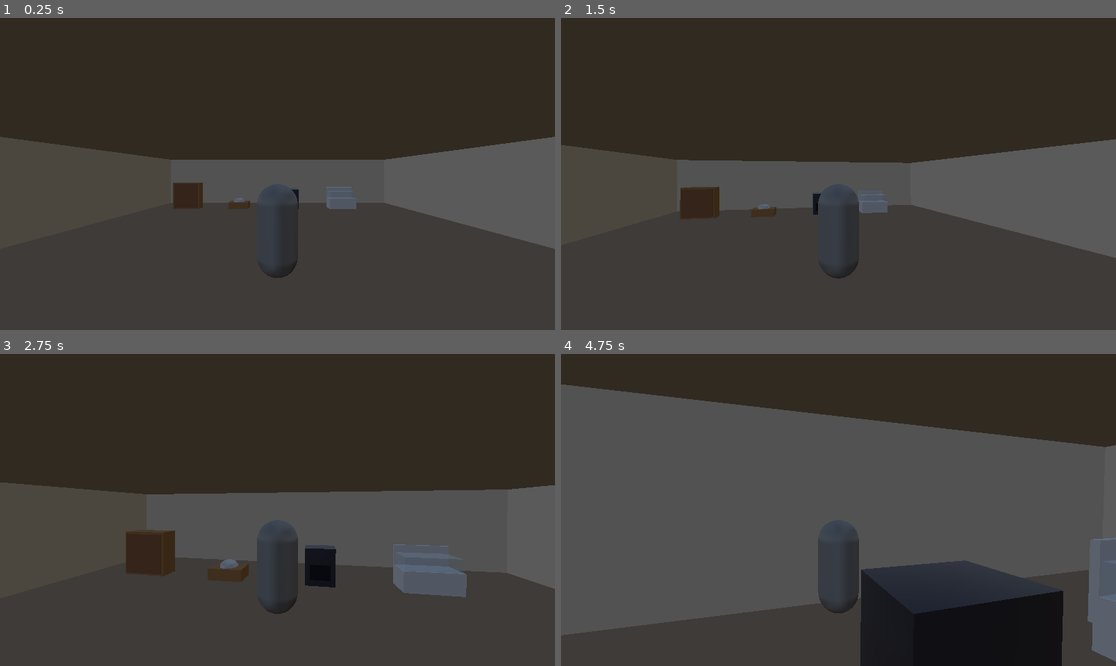
Above: before the commit, frames 1-4 (two rows, left to right).
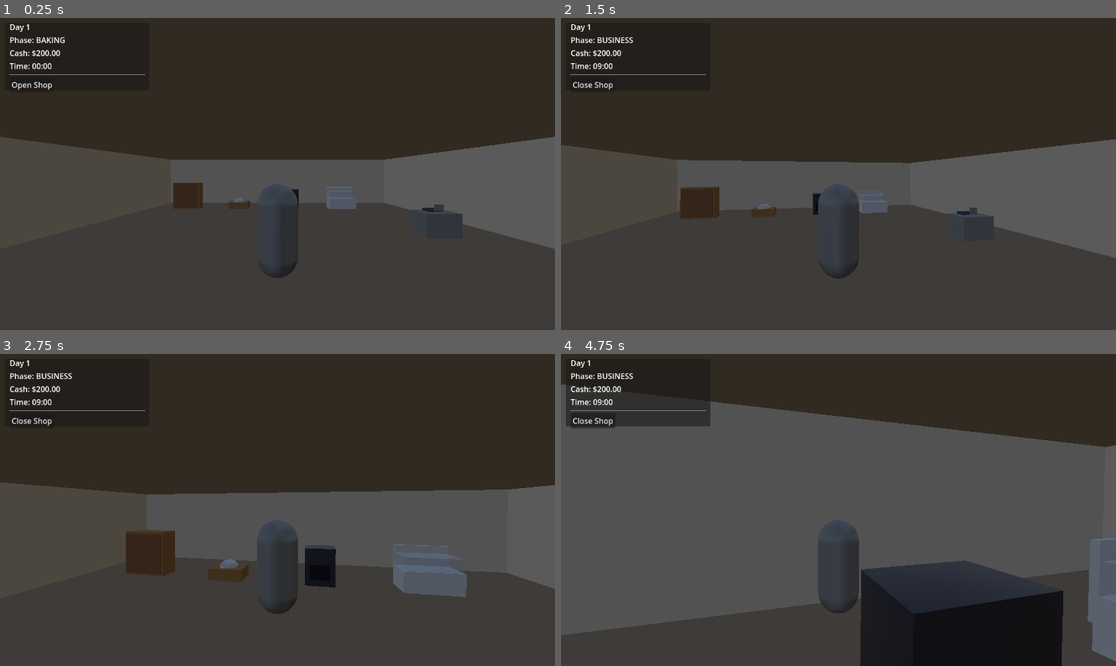
Above: after the commit, the same moments.

Repository: dunnston/my-grandmas-legacy
Game: Godot game, scene res://scenes/bakery/bakery.tscn
Same seed, same stepped clock (60 frames per second), same inputs: the game is played once before the commit and once after it.
Inputs (mouse positions are in pixels of both pictures, inside the frame that each line leads up to):
- Up to frame 1 (0.25 s): no input
- Up to frame 2 (1.5 s): click (594, 83) at 0.5 s, where only the run after the commit has a clickable "Open Shop"; tap Enter (ui_accept) at 1.25 s; move the mouse to (866, 174) at 1.27 s; hold W (move_forward) from 1.28 s (still down); hold E (interact) from 1.28 s (still down)
- Up to frame 3 (2.75 s): keep holding W (move_forward); tap Enter (ui_accept) at 1.52, 2.27 s; move the mouse to (249, 510) at 2.02 s; release E (interact) at 2.03 s; tap Shift (sprint) at 2.1 s
- Up to frame 4 (4.75 s): keep holding W (move_forward); move the mouse to (849, 503) at 2.77 s; hold E (interact) 2.78-3.53 s; move the mouse to (832, 516) at 3.52 s; tap Shift (sprint) at 3.6 s; tap Enter (ui_accept) at 3.77, 4.52 s; move the mouse to (877, 513) at 4.27 s; hold E (interact) from 4.28 s (still down)

The runs differ from the first frame. In frame 1, 0.7% of the frame differs, in the area x 1-84%, y 2-66%; in frame 2, 0.7%; in frame 3, 0.5%; in frame 4, 2.9%, in the area x 0-27%, y 2-24%.

Commit message:
Integrate Phase 2 systems into bakery scene
Scene Integration:
- Added bakery.gd script to manage phase transitions
- Integrated Register station into Equipment section
- Added NavigationRegion3D with navigation mesh for customer pathfinding
- Created navigation markers: Entrance, DisplayCase, Register, Exit
- Added Customers container node for spawning
- Integrated HUD for phase info and controls
- Integrated PlanningMenu for end-of-day workflow

New Components:
- HUD: Shows day, phase, cash, time with phase transition buttons
- Bakery script: Coordinates all Phase 2 systems and phase transitions

Updates:
- Fixed Register scene material references
- Configured customer navigation targets
- Wired up phase change signals throughout the scene

The bakery scene is now fully integrated with all Phase 2 systems.
Ready for testing in Godot editor.

🤖 Generated with [Claude Code](https://claude.com/claude-code)

Co-Authored-By: Claude <noreply@anthropic.com>

Diff:
--- a/scenes/bakery/bakery.tscn
+++ b/scenes/bakery/bakery.tscn
@@ -1,10 +1,14 @@
-[gd_scene load_steps=10 format=3 uid="uid://bkhdw8n7xmqpo"]
+[gd_scene load_steps=14 format=3 uid="uid://bkhdw8n7xmqpo"]
 
-[ext_resource type="PackedScene" uid="uid://cqp6vn8wrgx1f" path="res://scenes/player/player.tscn" id="1_player"]
-[ext_resource type="PackedScene" uid="uid://befxl6ys3xk5f" path="res://scenes/bakery/equipment/ingredient_storage.tscn" id="2_storage"]
-[ext_resource type="PackedScene" uid="uid://dy7k5vqh1qk3j" path="res://scenes/bakery/equipment/mixing_bowl.tscn" id="3_mixing"]
-[ext_resource type="PackedScene" uid="uid://c2h8tpnwm1r7e" path="res://scenes/bakery/equipment/oven.tscn" id="4_oven"]
-[ext_resource type="PackedScene" uid="uid://csfh3qvkw5vbd" path="res://scenes/bakery/equipment/display_case.tscn" id="5_display"]
+[ext_resource type="Script" path="res://scripts/bakery/bakery.gd" id="1_bakery"]
+[ext_resource type="PackedScene" uid="uid://cqp6vn8wrgx1f" path="res://scenes/player/player.tscn" id="2_player"]
+[ext_resource type="PackedScene" uid="uid://befxl6ys3xk5f" path="res://scenes/bakery/equipment/ingredient_storage.tscn" id="3_storage"]
+[ext_resource type="PackedScene" uid="uid://dy7k5vqh1qk3j" path="res://scenes/bakery/equipment/mixing_bowl.tscn" id="4_mixing"]
+[ext_resource type="PackedScene" uid="uid://c2h8tpnwm1r7e" path="res://scenes/bakery/equipment/oven.tscn" id="5_oven"]
+[ext_resource type="PackedScene" uid="uid://csfh3qvkw5vbd" path="res://scenes/bakery/equipment/display_case.tscn" id="6_display"]
+[ext_resource type="PackedScene" uid="uid://register001" path="res://scenes/bakery/equipment/register.tscn" id="7_register"]
+[ext_resource type="PackedScene" uid="uid://hud001" path="res://scenes/ui/hud.tscn" id="8_hud"]
+[ext_resource type="PackedScene" uid="uid://planning_menu001" path="res://scenes/ui/planning_menu.tscn" id="9_planning"]
 
 [sub_resource type="ProceduralSkyMaterial" id="ProceduralSkyMaterial_1"]
 sky_top_color = Color(0.385, 0.454, 0.55, 1)
@@ -30,7 +34,12 @@
 [sub_resource type="StandardMaterial3D" id="StandardMaterial3D_ceiling"]
 albedo_color = Color(0.95, 0.95, 0.95, 1)
 
+[sub_resource type="NavigationMesh" id="NavigationMesh_1"]
+vertices = PackedVector3Array(-9.75, 0.25, -9.75, -9.75, 0.25, 9.75, 9.75, 0.25, 9.75, 9.75, 0.25, -9.75)
+polygons = [PackedInt32Array(3, 2, 0), PackedInt32Array(0, 2, 1)]
+
 [node name="Bakery" type="Node3D"]
+script = ExtResource("1_bakery")
 
 [node name="WorldEnvironment" type="WorldEnvironment" parent="."]
 environment = SubResource("Environment_1")
@@ -75,19 +84,49 @@
 size = Vector3(20, 0.2, 20)
 material = SubResource("StandardMaterial3D_ceiling")
 
-[node name="Player" parent="." instance=ExtResource("1_player")]
+[node name="NavigationRegion3D" type="NavigationRegion3D" parent="."]
+navigation_mesh = SubResource("NavigationMesh_1")
+
+[node name="Player" parent="." instance=ExtResource("2_player")]
 transform = Transform3D(1, 0, 0, 0, 1, 0, 0, 0, 1, 0, 1, 5)
 
 [node name="Equipment" type="Node3D" parent="."]
 
-[node name="IngredientStorage" parent="Equipment" instance=ExtResource("2_storage")]
+[node name="IngredientStorage" parent="Equipment" instance=ExtResource("3_storage")]
 transform = Transform3D(1, 0, 0, 0, 1, 0, 0, 0, 1, -7, 0, -7)
 
-[node name="MixingBowl" parent="Equipment" instance=ExtResource("3_mixing")]
+[node name="MixingBowl" parent="Equipment" instance=ExtResource("4_mixing")]
 transform = Transform3D(1, 0, 0, 0, 1, 0, 0, 0, 1, -3, 0, -7)
 
-[node name="Oven" parent="Equipment" instance=ExtResource("4_oven")]
+[node name="Oven" parent="Equipment" instance=ExtResource("5_oven")]
 transform = Transform3D(1, 0, 0, 0, 1, 0, 0, 0, 1, 1, 0, -7)
 
-[node name="DisplayCase" parent="Equipment" instance=ExtResource("5_display")]
+[node name="DisplayCase" parent="Equipment" instance=ExtResource("6_display")]
 transform = Transform3D(1, 0, 0, 0, 1, 0, 0, 0, 1, 5, 0, -7)
+
+[node name="Register" parent="Equipment" instance=ExtResource("7_register")]
+transform = Transform3D(1, 0, 0, 0, 1, 0, 0, 0, 1, 7, 0, 0)
+
+[node name="NavigationMarkers" type="Node3D" parent="."]
+
+[node name="Entrance" type="Marker3D" parent="NavigationMarkers"]
+transform = Transform3D(1, 0, 0, 0, 1, 0, 0, 0, 1, 0, 0, 9)
+gizmo_extents = 0.5
+
+[node name="DisplayCase" type="Marker3D" parent="NavigationMarkers"]
+transform = Transform3D(1, 0, 0, 0, 1, 0, 0, 0, 1, 5, 0, -5)
+gizmo_extents = 0.5
+
+[node name="Register" type="Marker3D" parent="NavigationMarkers"]
+transform = Transform3D(1, 0, 0, 0, 1, 0, 0, 0, 1, 7, 0, 2)
+gizmo_extents = 0.5
+
+[node name="Exit" type="Marker3D" parent="NavigationMarkers"]
+transform = Transform3D(1, 0, 0, 0, 1, 0, 0, 0, 1, 0, 0, 9)
+gizmo_extents = 0.5
+
+[node name="Customers" type="Node3D" parent="."]
+
+[node name="HUD" parent="." instance=ExtResource("8_hud")]
+
+[node name="PlanningMenu" parent="." instance=ExtResource("9_planning")]
--- a/scenes/bakery/equipment/register.tscn
+++ b/scenes/bakery/equipment/register.tscn
@@ -1,6 +1,9 @@
-[gd_scene load_steps=3 format=3 uid="uid://register001"]
+[gd_scene load_steps=4 format=3 uid="uid://register001"]
 
 [ext_resource type="Script" path="res://scripts/equipment/register.gd" id="1_register"]
+
+[sub_resource type="StandardMaterial3D" id="StandardMaterial3D_drawer"]
+albedo_color = Color(0.3, 0.3, 0.3, 1)
 
 [sub_resource type="BoxShape3D" id="BoxShape3D_interaction"]
 size = Vector3(2, 2, 2)
@@ -15,7 +18,7 @@
 [node name="CashDrawer" type="CSGBox3D" parent="."]
 transform = Transform3D(1, 0, 0, 0, 1, 0, 0, 0, 1, 0, 1.05, -0.2)
 size = Vector3(0.6, 0.1, 0.4)
-material_override = SubResource("StandardMaterial3D_new")
+material = SubResource("StandardMaterial3D_drawer")
 
 [node name="Display" type="CSGBox3D" parent="."]
 transform = Transform3D(1, 0, 0, 0, -4.37114e-08, -1, 0, 1, -4.37114e-08, 0, 1.2, 0.2)
--- /dev/null
+++ b/scenes/ui/hud.tscn
@@ -0,0 +1,55 @@
+[gd_scene load_steps=2 format=3 uid="uid://hud001"]
+
+[ext_resource type="Script" path="res://scripts/ui/hud.gd" id="1_hud"]
+
+[node name="HUD" type="CanvasLayer"]
+script = ExtResource("1_hud")
+
+[node name="Panel" type="Panel" parent="."]
+offset_left = 10.0
+offset_top = 10.0
+offset_right = 310.0
+offset_bottom = 150.0
+
+[node name="VBox" type="VBoxContainer" parent="Panel"]
+layout_mode = 1
+anchors_preset = 15
+anchor_right = 1.0
+anchor_bottom = 1.0
+offset_left = 10.0
+offset_top = 10.0
+offset_right = -10.0
+offset_bottom = -10.0
+grow_horizontal = 2
+grow_vertical = 2
+
+[node name="DayLabel" type="Label" parent="Panel/VBox"]
+layout_mode = 2
+text = "Day 1"
+
+[node name="PhaseLabel" type="Label" parent="Panel/VBox"]
+layout_mode = 2
+text = "Phase: BAKING"
+
+[node name="CashLabel" type="Label" parent="Panel/VBox"]
+layout_mode = 2
+text = "Cash: $200.00"
+
+[node name="TimeLabel" type="Label" parent="Panel/VBox"]
+layout_mode = 2
+text = "Time: 00:00"
+
+[node name="HSeparator" type="HSeparator" parent="Panel/VBox"]
+layout_mode = 2
+
+[node name="ButtonContainer" type="HBoxContainer" parent="Panel/VBox"]
+layout_mode = 2
+
+[node name="StartBusinessButton" type="Button" parent="Panel/VBox/ButtonContainer"]
+layout_mode = 2
+text = "Open Shop"
+
+[node name="EndBusinessButton" type="Button" parent="Panel/VBox/ButtonContainer"]
+visible = false
+layout_mode = 2
+text = "Close Shop"
--- /dev/null
+++ b/scripts/bakery/bakery.gd
@@ -0,0 +1,109 @@
+extends Node3D
+
+# Bakery - Main scene controller for the bakery
+# Manages phase transitions, customer spawning, and UI
+
+# Node references
+@onready var equipment: Node3D = $Equipment
+@onready var customers_container: Node3D = $Customers
+@onready var planning_menu: CanvasLayer = $PlanningMenu
+@onready var hud: CanvasLayer = $HUD
+
+# Navigation markers
+@onready var entrance_marker: Marker3D = $NavigationMarkers/Entrance
+@onready var display_marker: Marker3D = $NavigationMarkers/DisplayCase
+@onready var register_marker: Marker3D = $NavigationMarkers/Register
+@onready var exit_marker: Marker3D = $NavigationMarkers/Exit
+
+func _ready() -> void:
+	print("Bakery scene ready")
+
+	# Set up CustomerManager with navigation targets
+	if customers_container and entrance_marker and display_marker and register_marker and exit_marker:
+		CustomerManager.set_spawn_parent(customers_container)
+		CustomerManager.setup_navigation_targets(
+			entrance_marker.global_position,
+			display_marker.global_position,
+			register_marker.global_position,
+			exit_marker.global_position
+		)
+		print("Customer navigation targets configured")
+	else:
+		push_warning("Some navigation markers are missing!")
+
+	# Connect to GameManager phase changes
+	GameManager.phase_changed.connect(_on_phase_changed)
+
+	# Connect Planning Menu
+	if planning_menu:
+		planning_menu.next_day_started.connect(_on_next_day_started)
+
+	# Start in Baking phase
+	_on_phase_changed(GameManager.Phase.BAKING)
+
+func _on_phase_changed(new_phase: GameManager.Phase) -> void:
+	"""Handle phase transitions"""
+	print("Bakery: Phase changed to ", GameManager.Phase.keys()[new_phase])
+
+	match new_phase:
+		GameManager.Phase.BAKING:
+			_setup_baking_phase()
+		GameManager.Phase.BUSINESS:
+			_setup_business_phase()
+		GameManager.Phase.CLEANUP:
+			_setup_cleanup_phase()
+		GameManager.Phase.PLANNING:
+			_setup_planning_phase()
+
+func _setup_baking_phase() -> void:
+	"""Set up for baking phase"""
+	print("Bakery: Setting up Baking phase")
+
+	# Hide planning menu if visible
+	if planning_menu:
+		planning_menu.close_menu()
+
+	# Update HUD
+	if hud:
+		hud.show_phase_info("BAKING PHASE", "Prepare goods for the day")
+
+func _setup_business_phase() -> void:
+	"""Set up for business phase"""
+	print("Bakery: Setting up Business phase")
+
+	# Customers will start spawning automatically via CustomerManager
+	if hud:
+		hud.show_phase_info("BUSINESS PHASE", "Shop is open!")
+
+func _setup_cleanup_phase() -> void:
+	"""Set up for cleanup phase"""
+	print("Bakery: Setting up Cleanup phase")
+
+	# GameManager handles cleanup automatically
+	if hud:
+		hud.show_phase_info("CLEANUP PHASE", "Cleaning up...")
+
+func _setup_planning_phase() -> void:
+	"""Set up for planning phase"""
+	print("Bakery: Setting up Planning phase")
+
+	# Open planning menu
+	if planning_menu:
+		planning_menu.open_menu()
+
+	if hud:
+		hud.show_phase_info("PLANNING PHASE", "Review and prepare")
+
+func _on_next_day_started() -> void:
+	"""Called when player starts next day from planning menu"""
+	print("Bakery: Next day started")
+	# GameManager.end_day() is called by planning menu, which triggers phase change
+
+# Public methods for UI buttons
+func start_business_phase() -> void:
+	"""Manually trigger business phase (called by UI button)"""
+	GameManager.start_business_phase()
+
+func end_business_phase() -> void:
+	"""Manually end business phase (called by UI button)"""
+	GameManager.start_cleanup_phase()
--- /dev/null
+++ b/scripts/ui/hud.gd
@@ -0,0 +1,88 @@
+extends CanvasLayer
+
+# HUD - Heads-up display showing game state and phase controls
+
+# Node references
+@onready var day_label: Label = $Panel/VBox/DayLabel
+@onready var phase_label: Label = $Panel/VBox/PhaseLabel
+@onready var cash_label: Label = $Panel/VBox/CashLabel
+@onready var time_label: Label = $Panel/VBox/TimeLabel
+
+@onready var button_container: HBoxContainer = $Panel/VBox/ButtonContainer
+@onready var start_business_button: Button = $Panel/VBox/ButtonContainer/StartBusinessButton
+@onready var end_business_button: Button = $Panel/VBox/ButtonContainer/EndBusinessButton
+
+func _ready() -> void:
+	print("HUD ready")
+
+	# Connect buttons
+	if start_business_button:
+		start_business_button.pressed.connect(_on_start_business_pressed)
+
+	if end_business_button:
+		end_business_button.pressed.connect(_on_end_business_pressed)
+
+	# Connect to manager signals
+	GameManager.phase_changed.connect(_on_phase_changed)
+	GameManager.day_changed.connect(_on_day_changed)
+	EconomyManager.money_changed.connect(_on_money_changed)
+
+	# Initial update
+	_update_display()
+
+func _process(_delta: float) -> void:
+	# Update time display
+	if time_label:
+		time_label.text = "Time: " + GameManager.get_game_time_formatted()
+
+func _update_display() -> void:
+	"""Update all HUD elements"""
+	if day_label:
+		day_label.text = "Day %d" % GameManager.get_current_day()
+
+	if phase_label:
+		var phase_name: String = GameManager.Phase.keys()[GameManager.get_current_phase()]
+		phase_label.text = "Phase: " + phase_name
+
+	if cash_label:
+		cash_label.text = "Cash: $%.2f" % EconomyManager.get_current_cash()
+
+	_update_buttons()
+
+func _update_buttons() -> void:
+	"""Show/hide phase transition buttons based on current phase"""
+	var current_phase: GameManager.Phase = GameManager.get_current_phase()
+
+	if start_business_button:
+		start_business_button.visible = (current_phase == GameManager.Phase.BAKING)
+
+	if end_business_button:
+		end_business_button.visible = (current_phase == GameManager.Phase.BUSINESS)
+
+func show_phase_info(phase_name: String, description: String) -> void:
+	"""Show phase information (called by bakery script)"""
+	print("HUD: %s - %s" % [phase_name, description])
+	# Could show a temporary popup here
+
+func _on_phase_changed(_new_phase: GameManager.Phase) -> void:
+	"""Called when game phase changes"""
+	_update_display()
+
+func _on_day_changed(_new_day: int) -> void:
+	"""Called when day changes"""
+	_update_display()
+
+func _on_money_changed(_new_amount: float) -> void:
+	"""Called when money changes"""
+	if cash_label:
+		cash_label.text = "Cash: $%.2f" % EconomyManager.get_current_cash()
+
+func _on_start_business_pressed() -> void:
+	"""Start business phase button pressed"""
+	print("HUD: Starting Business phase")
+	GameManager.start_business_phase()
+
+func _on_end_business_pressed() -> void:
+	"""End business phase button pressed"""
+	print("HUD: Ending Business phase")
+	GameManager.start_cleanup_phase()
